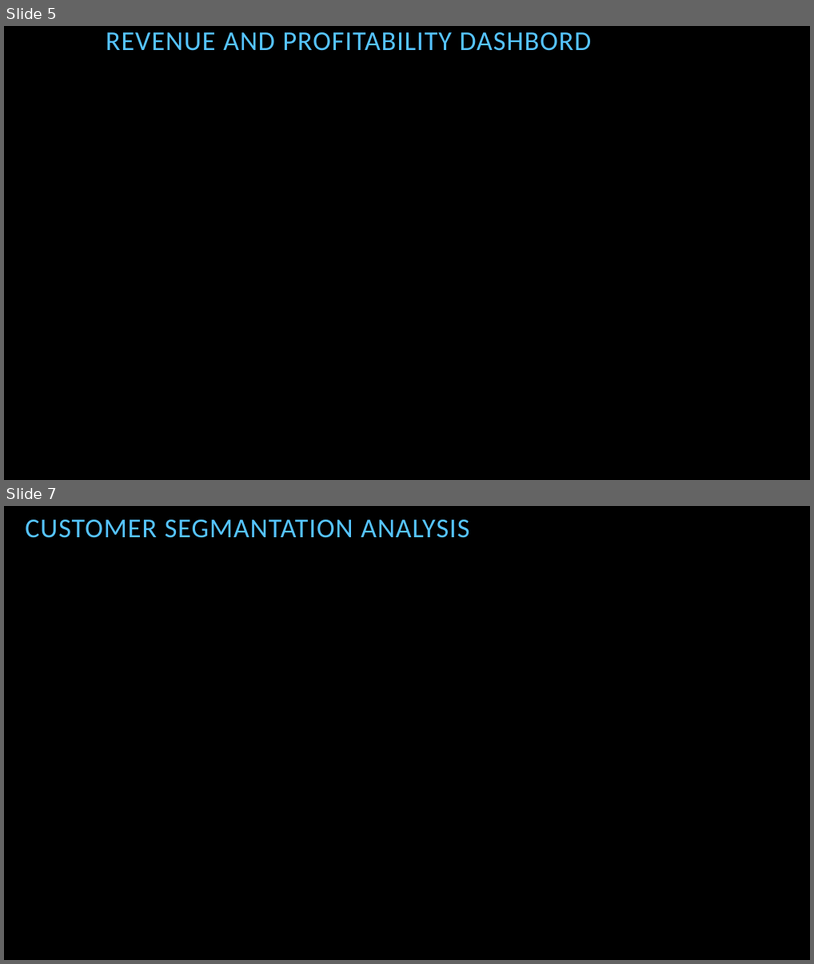
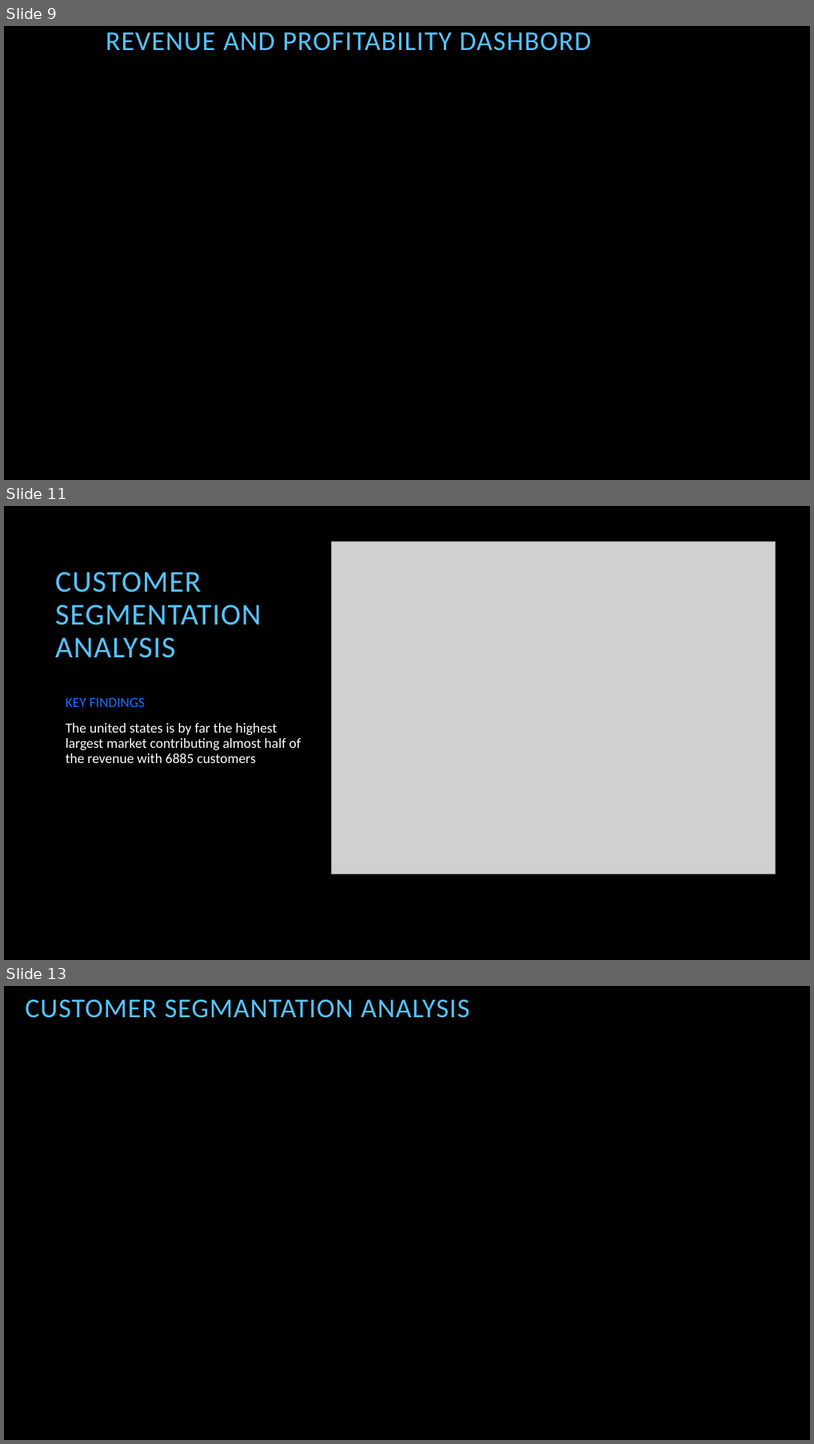
Before and after one commit to mutheumbuta/Electronic_retailstore_analysis, a slide deck: ELECTRONICS RETAIL STORE presentation.pptx. Shown one above the other, each under a label of ours: slides 5 and 7 before the commit, slides 9, 11 and 13 after it; the slides between them are not shown. The pictures are 814x964 and 814x1444 pixels, drawn with LibreOffice and Linux fonts; fonts in the diff are those of the drawing; grey boxes stand for pictures; background and template pictures are left out. Boxes give left, top, right and bottom in pixels: in the first picture for what was removed or moved away, otherwise in the second. Text is boxed around its words. In the diff, an @@ line names an element or a change of style, - is before the commit and + after.

```diff
--- a/ELECTRONICS RETAIL STORE presentation.pptx
+++ b/ELECTRONICS RETAIL STORE presentation.pptx
@@ slide 11 added at bbox=[4, 506, 810, 960], background picture (left out) @@
@@ picture added at bbox=[331, 541, 774, 874] @@
@@ title added at bbox=[55, 572, 261, 658], 36 pt, text #56C5FF @@
+CUSTOMER SEGMENTATION
+ANALYSIS
@@ text added at bbox=[66, 697, 302, 763], 16.6 pt, text #FFFFFF @@
+KEY FINDINGS
+The united states is by far the highest largest market contributing almost half of the revenue with 6885 customers
@@ what was slide 5 is now slide 9 @@
@@ what was slide 7 is now slide 13 @@
```
Also in this commit, not shown: 4 slides changed, 6 other slides added.
